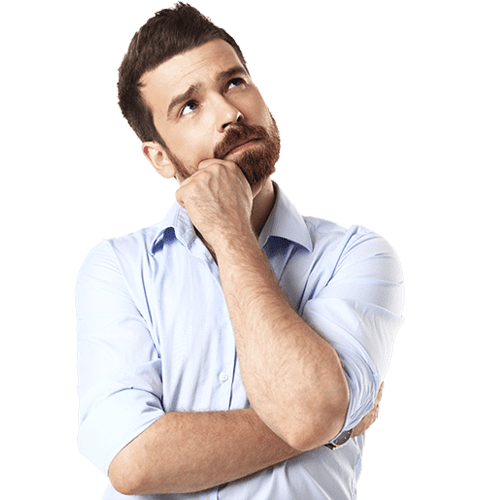
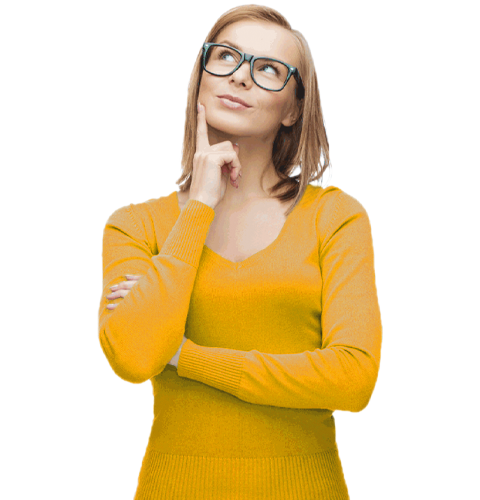
The second (480, 500) image is a revision of the first. Changes to its layers:
showed "Слой 2", painted on it over (97, 3, 383, 500)
hid "Слой 4" over (75, 0, 405, 500)
